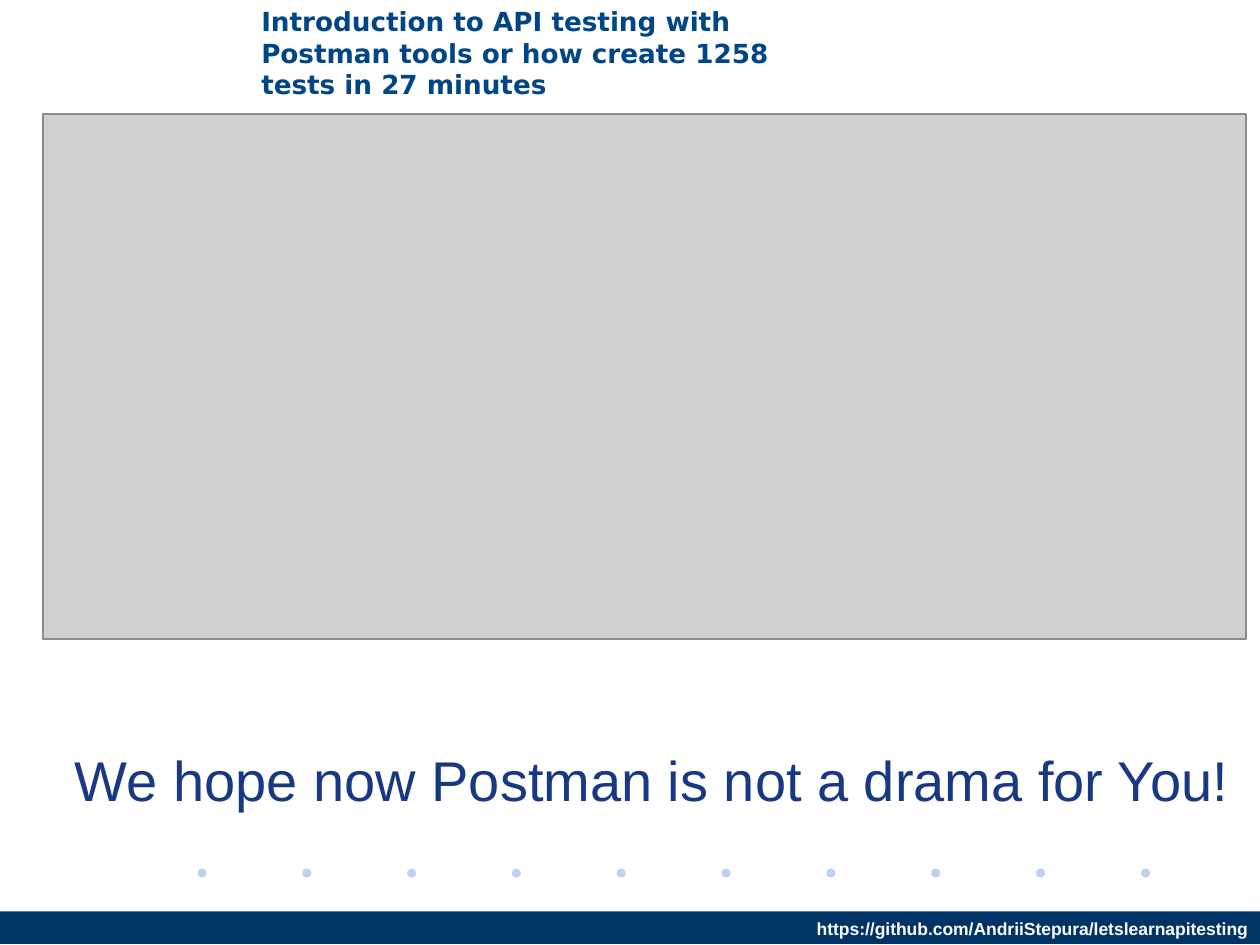
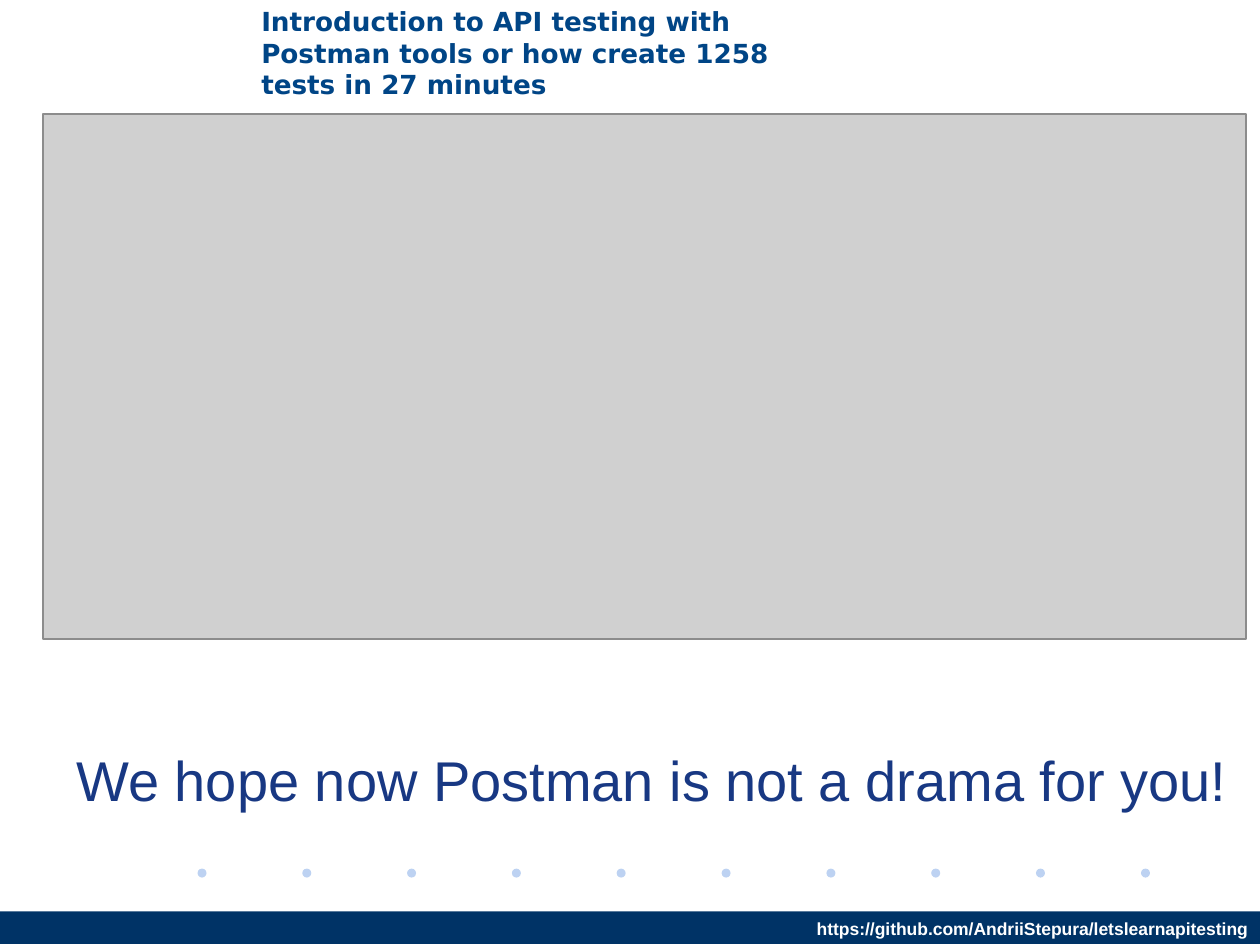
Before and after one commit to AndriiStepura/letslearnapitesting, a slide deck: slide 31 of StartTestingApiWithPostman.odp. Drawn at 1260x945 pixels with LibreOffice and Linux fonts; fonts in the diff are those of the drawing; grey boxes stand for pictures; background and template pictures are left out. Boxes give left, top, right and bottom in pixels: in the first picture for what was removed or moved away, otherwise in the second. Text is boxed around its words. In the diff, an @@ line names an element or a change of style, - is before the commit and + after.

Commit message:
James Wafer – Translation and grammar review https://www.linkedin.com/in/james-wafer-44712165/

```diff
--- a/StartTestingApiWithPostman.odp
+++ b/StartTestingApiWithPostman.odp
@@ text at <box>76,760,1227,812</box>: text changed @@
-We hope now Postman is not a drama for You!
+We hope now Postman is not a drama for you!
```
Also in this commit, not shown: 22 other slides changed.
